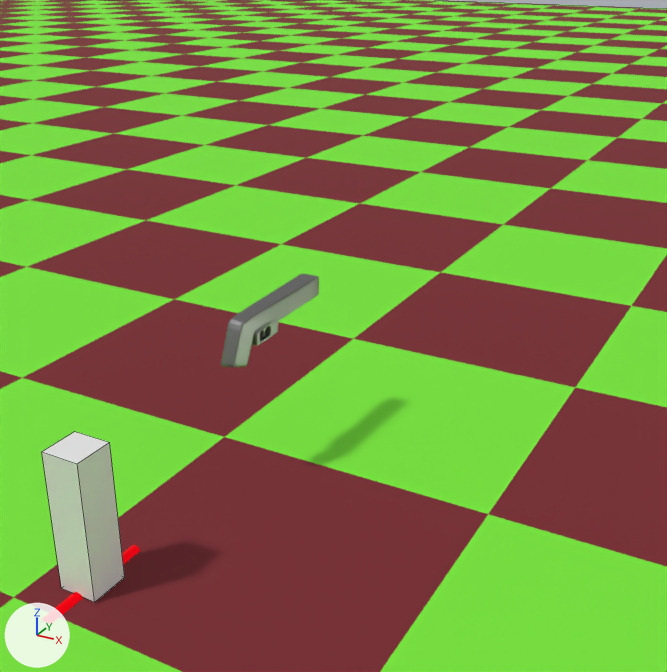
The Blender file game.blend: old version first, new version second.
Both versions are drawn from a 50 mm lens placed at (1.8, -1.71, 1.89), pointed at (-0.04, 1.64, 0.22). Lighting does not change. The marker at lower left points along +X, +Y and +Z. Mesh edges are drawn as thin lines on the coarser meshes.

Before the edit, the objects in view are built like this:
```python
me_cube = bpy.data.meshes.new('Cube')
me_cube.from_pydata(...)  # a box spanning x -1.0..1.0, y -1.0..1.0, z -1.0..1.0
me_cube_001 = bpy.data.meshes.new('Cube.001')
me_cube_001.from_pydata(...)  # 42 vertices, 33 faces; spans x -1.0..1.42, y -1.0..1.0, z -3.84..1.0
me_cube_001.materials.append(mat_gun_material)  # grey #8f8f8f
me_plane = bpy.data.meshes.new('Plane')
me_plane.from_pydata([(-1.0, -1.0, 0.0), (1.0, -1.0, 0.0), (-1.0, 1.0, 0.0), (1.0, 1.0, 0.0)], [], [(0, 1, 3, 2)])
me_plane.materials.append(mat_floormat)
ob_floor = bpy.data.objects.new('floor', me_plane)
ob_floor.parent = ob_player
ob_floor.matrix_parent_inverse = Matrix(((14.59, 0.0, 0.0, 0.0), (0.0, 14.59, 0.0, 0.0), (0.0, 0.0, 4.067, 0.0), (0.0, 0.0, 0.0, 1.0)))
ob_floor.location = (0.0, 0.0, -0.25)
ob_floor.scale = (25.0, 25.0, 25.0)
ob_gun = bpy.data.objects.new('Gun', me_cube_001)
ob_gun.location = (0.067, 1.024, 0.614)
ob_gun.rotation_euler = (0.0, 0.0, -1.58)  # degrees (0, 0, -91)
ob_gun.scale = (0.245, 0.04, 0.0415)
_m = ob_gun.modifiers.new('Bevel', 'BEVEL')
_m.width = 0.72
_m.width_pct = 0.72
_m.limit_method = 'NONE'
_m.profile = 0.579
_m.spread = 0.0
_m = ob_gun.modifiers.new('Subdivision', 'SUBSURF')
ob_player = bpy.data.objects.new('Player', me_cube)
ob_player.location = (0.0, 0.0, 0.255)
ob_player.scale = (0.0686, 0.0686, 0.246)
```
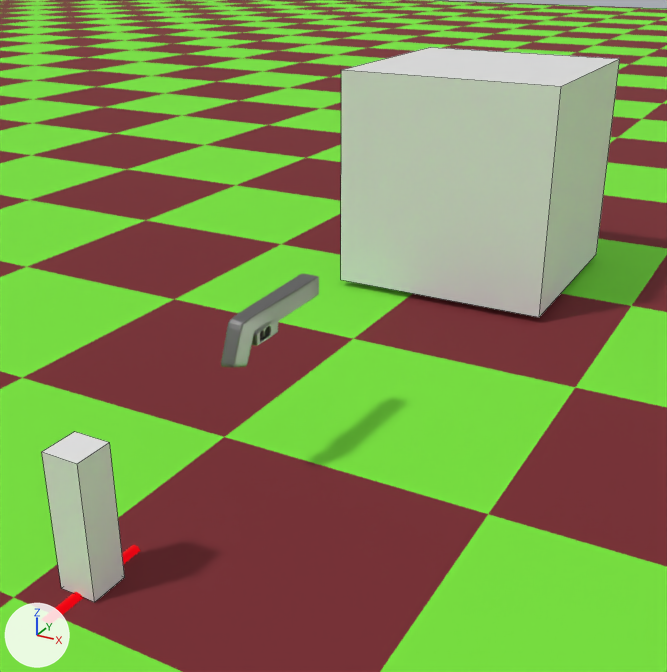
What changed in the scene script:
```text
Add ob_target:
    ob_target = bpy.data.objects.new('Target', me_cube.copy())  # the mesh of ob_player
    ob_target.location = (0.0, 3.317, 0.629)
    ob_target.scale = (0.589, 0.589, 0.589)
```

Where the change shows, as pixel boxes (x1, y1, x2, y2) in the pictures (667 x 672 px):
'Target', added: after (341, 47, 620, 317)
